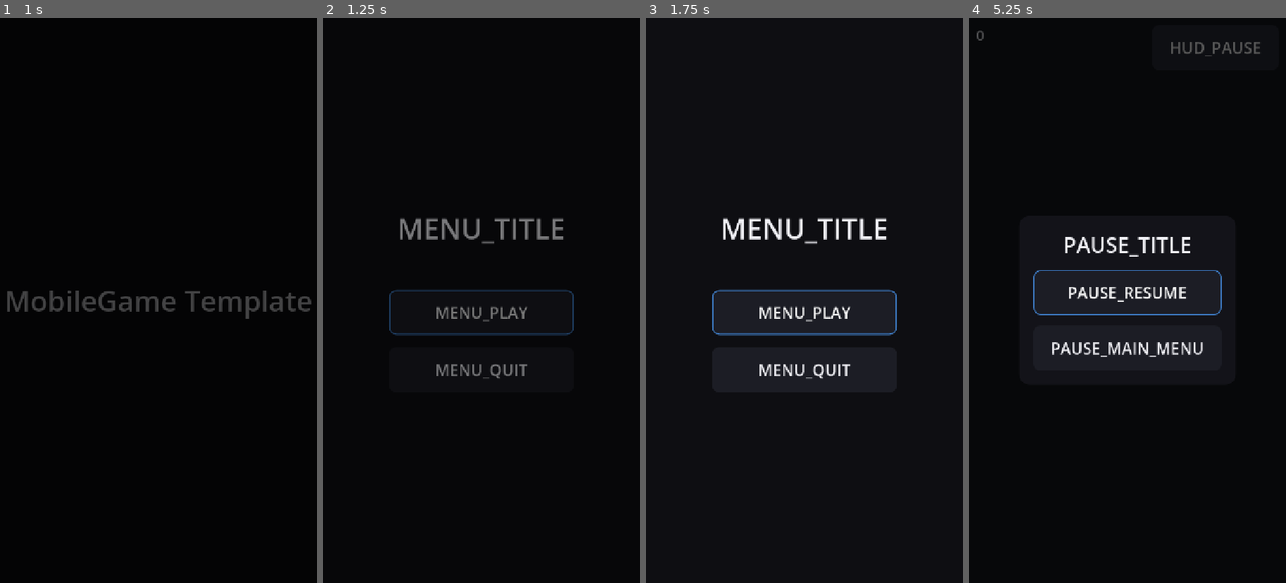
Above: before the commit, frames 1-4 (left to right).
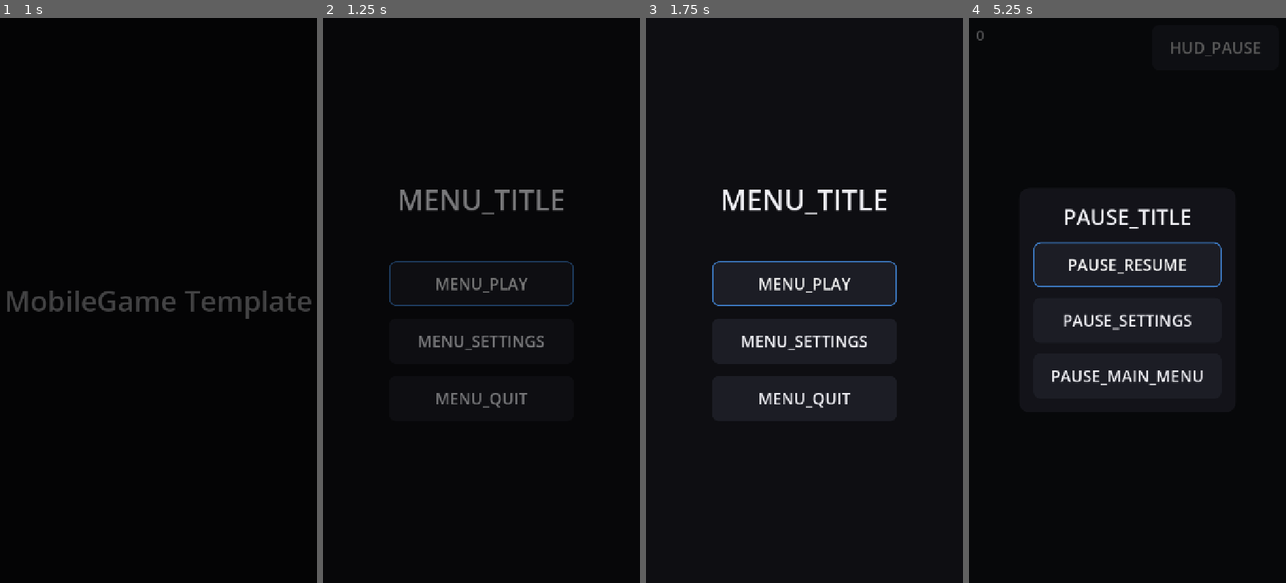
Above: after the commit, the same moments.

Repository: JongSeok-327/js-godot-mobile-template
Game: Godot game, scene res://scenes/boot/boot.tscn
The game is run twice, just before and just after one commit, with the same random seed, the same clock (stepped at 60 frames per second) and the same inputs.
Inputs (mouse positions are in pixels of both pictures, inside the frame that each line leads up to):
- Up to frame 1 (1 s): tap Enter at 0.5 s
- Up to frame 2 (1.25 s): no input
- Up to frame 3 (1.75 s): click (804, 340) at 1.25 s, where only the run after the commit has a clickable "MENU_SETTINGS"
- Up to frame 4 (5.25 s): click "MENU_PLAY" at 2.75 s; tap Space at 4.25 s; click "HUD_PAUSE" at 5 s

Frame 1 is identical in both runs. In frame 2, 4.0% of the frame differs, in the area x 20-80%, y 30-69%; in frame 3, 4.5%; in frame 4, 5.5%, in the area x 20-80%, y 33-68%.

Commit message:
feat(scenes): 설정 오버레이 (메뉴/일시정지 공용)
볼륨 3종 슬라이더 + 언어 전환(en/ko/ja) + 닫기. 값을 직접 들고 있지 않고
읽기·쓰기 모두 Settings를 거친다. layer 60으로 일시정지 메뉴(50) 위에 뜬다.

뒤로가기 충돌 처리: 설정이 열려 있으면 아래 씬(main_menu/game)은 뒤로가기를
무시하고 설정만 자기 자신을 닫는다. 안 그러면 한 번의 뒤로가기로 설정이 닫히면서
일시정지까지 풀린다.

Co-Authored-By: Claude Opus 5 <noreply@anthropic.com>

Diff:
--- a/scenes/game/game.gd
+++ b/scenes/game/game.gd
@@ -5,10 +5,12 @@
 ## HUD, 일시정지, 안드로이드 생명주기뿐이다.
 
 const PauseMenuScene := preload("res://scenes/overlays/pause_menu.tscn")
+const SettingsMenuScene := preload("res://scenes/overlays/settings_menu.tscn")
 
 @onready var _pause_button: Button = %PauseButton
 
 var _pause_menu: CanvasLayer
+var _settings_menu: CanvasLayer
 
 
 func _ready() -> void:
@@ -17,6 +19,7 @@
 	_pause_menu = PauseMenuScene.instantiate()
 	_pause_menu.visible = false
 	_pause_menu.resume_requested.connect(set_paused.bind(false))
+	_pause_menu.settings_requested.connect(_on_settings_requested)
 	_pause_menu.main_menu_requested.connect(_on_main_menu_requested)
 	add_child(_pause_menu)
 
@@ -25,7 +28,9 @@
 	match what:
 		NOTIFICATION_WM_GO_BACK_REQUEST:
 			# 안드로이드 뒤로가기 — 게임 중에는 일시정지 토글.
-			toggle_pause()
+			# 설정이 떠 있으면 설정이 자기 자신을 닫는다.
+			if _settings_menu == null:
+				toggle_pause()
 		NOTIFICATION_APPLICATION_PAUSED:
 			# 백그라운드로 넘어가면 안드로이드는 언제든 프로세스를 죽일 수 있다.
 			# 멈추고 저장부터 한다.
@@ -49,6 +54,18 @@
 	EventBus.game_paused.emit(paused)
 
 
+func _on_settings_requested() -> void:
+	_settings_menu = SettingsMenuScene.instantiate()
+	_settings_menu.closed.connect(_on_settings_closed)
+	add_child(_settings_menu)
+
+
+func _on_settings_closed() -> void:
+	_settings_menu.queue_free()
+	_settings_menu = null
+	_pause_menu.focus_default()
+
+
 func _on_main_menu_requested() -> void:
 	# paused 해제는 SceneManager가 전환 직전에 강제로 처리한다.
 	SceneManager.change_scene("main_menu")
--- a/scenes/main_menu/main_menu.gd
+++ b/scenes/main_menu/main_menu.gd
@@ -4,19 +4,26 @@
 ## 버튼 라벨은 번역 키다 — Godot이 Control의 text를 자동 번역한다.
 ## locale/translations.csv가 붙기 전까지는 키가 그대로 보인다.
 
+const SettingsMenuScene := preload("res://scenes/overlays/settings_menu.tscn")
+
 @onready var _play_button: Button = %PlayButton
+@onready var _settings_button: Button = %SettingsButton
 @onready var _quit_button: Button = %QuitButton
+
+var _settings_menu: CanvasLayer
 
 
 func _ready() -> void:
 	_play_button.pressed.connect(_on_play_pressed)
+	_settings_button.pressed.connect(_on_settings_pressed)
 	_quit_button.pressed.connect(_on_quit_pressed)
 	_play_button.grab_focus()
 
 
 func _notification(what: int) -> void:
 	# 안드로이드 뒤로가기 — 메뉴에서는 종료. (quit_on_go_back=false라 직접 처리한다.)
-	if what == NOTIFICATION_WM_GO_BACK_REQUEST:
+	# 설정이 떠 있으면 설정이 자기 자신을 닫는다.
+	if what == NOTIFICATION_WM_GO_BACK_REQUEST and _settings_menu == null:
 		get_tree().quit()
 
 
@@ -24,5 +31,17 @@
 	SceneManager.change_scene("game")
 
 
+func _on_settings_pressed() -> void:
+	_settings_menu = SettingsMenuScene.instantiate()
+	_settings_menu.closed.connect(_on_settings_closed)
+	add_child(_settings_menu)
+
+
+func _on_settings_closed() -> void:
+	_settings_menu.queue_free()
+	_settings_menu = null
+	_settings_button.grab_focus()
+
+
 func _on_quit_pressed() -> void:
 	get_tree().quit()
--- a/scenes/main_menu/main_menu.tscn
+++ b/scenes/main_menu/main_menu.tscn
@@ -49,6 +49,12 @@
 layout_mode = 2
 text = "MENU_PLAY"
 
+[node name="SettingsButton" type="Button" parent="Center/Menu"]
+unique_name_in_owner = true
+custom_minimum_size = Vector2(420, 0)
+layout_mode = 2
+text = "MENU_SETTINGS"
+
 [node name="QuitButton" type="Button" parent="Center/Menu"]
 unique_name_in_owner = true
 custom_minimum_size = Vector2(420, 0)
--- a/scenes/overlays/pause_menu.gd
+++ b/scenes/overlays/pause_menu.gd
@@ -12,6 +12,7 @@
 func _ready() -> void:
 	process_mode = Node.PROCESS_MODE_ALWAYS
 	%ResumeButton.pressed.connect(resume_requested.emit)
+	%SettingsButton.pressed.connect(settings_requested.emit)
 	%MainMenuButton.pressed.connect(main_menu_requested.emit)
 
 
--- a/scenes/overlays/pause_menu.tscn
+++ b/scenes/overlays/pause_menu.tscn
@@ -40,6 +40,12 @@
 layout_mode = 2
 text = "PAUSE_RESUME"
 
+[node name="SettingsButton" type="Button" parent="Center/Panel/Menu"]
+unique_name_in_owner = true
+custom_minimum_size = Vector2(400, 0)
+layout_mode = 2
+text = "PAUSE_SETTINGS"
+
 [node name="MainMenuButton" type="Button" parent="Center/Panel/Menu"]
 unique_name_in_owner = true
 custom_minimum_size = Vector2(400, 0)
--- /dev/null
+++ b/scenes/overlays/settings_menu.gd
@@ -0,0 +1,62 @@
+extends CanvasLayer
+## 설정 오버레이. 메인 메뉴와 일시정지 메뉴 양쪽에서 그대로 재사용한다.
+##
+## 값을 직접 들고 있지 않는다 — 읽기도 쓰기도 Settings를 통한다.
+## 일시정지 메뉴(layer 50) 위에 떠야 하므로 layer 60.
+
+signal closed
+
+## 슬라이더 노드 이름 → Settings 볼륨 키
+const SLIDERS := {
+	"MasterSlider": "master",
+	"MusicSlider": "music",
+	"SfxSlider": "sfx",
+}
+
+## 언어 버튼 노드 이름 → locale
+const LANGUAGE_BUTTONS := {
+	"LangEn": "en",
+	"LangKo": "ko",
+	"LangJa": "ja",
+}
+
+
+func _ready() -> void:
+	process_mode = Node.PROCESS_MODE_ALWAYS
+
+	for node_name in SLIDERS:
+		var key: String = SLIDERS[node_name]
+		var slider := get_node("%%%s" % node_name) as HSlider
+		slider.value = Settings.get_volume(key)
+		slider.value_changed.connect(
+			func(value: float) -> void: Settings.set_volume(key, value)
+		)
+
+	for node_name in LANGUAGE_BUTTONS:
+		var locale: String = LANGUAGE_BUTTONS[node_name]
+		var button := get_node("%%%s" % node_name) as Button
+		button.pressed.connect(func() -> void: Settings.set_locale(locale))
+
+	%CloseButton.pressed.connect(closed.emit)
+	EventBus.language_changed.connect(_on_language_changed)
+	_update_language_buttons()
+	%CloseButton.grab_focus()
+
+
+func _notification(what: int) -> void:
+	# 설정이 열려 있으면 뒤로가기는 설정만 닫는다.
+	# (아래 씬들은 _settings_menu가 살아있는 동안 뒤로가기를 무시한다.)
+	if what == NOTIFICATION_WM_GO_BACK_REQUEST:
+		closed.emit()
+
+
+func _on_language_changed(_locale: String) -> void:
+	_update_language_buttons()
+
+
+## 현재 언어 버튼은 비활성으로 표시한다.
+func _update_language_buttons() -> void:
+	var current := Settings.get_locale()
+	for node_name in LANGUAGE_BUTTONS:
+		var button := get_node("%%%s" % node_name) as Button
+		button.disabled = LANGUAGE_BUTTONS[node_name] == current
--- /dev/null
+++ b/scenes/overlays/settings_menu.tscn
@@ -0,0 +1,120 @@
+[gd_scene load_steps=2 format=3]
+
+[ext_resource type="Script" path="res://scenes/overlays/settings_menu.gd" id="1_settings_menu"]
+
+[node name="SettingsMenu" type="CanvasLayer"]
+layer = 60
+script = ExtResource("1_settings_menu")
+
+[node name="Dim" type="ColorRect" parent="."]
+anchors_preset = 15
+anchor_right = 1.0
+anchor_bottom = 1.0
+grow_horizontal = 2
+grow_vertical = 2
+color = Color(0, 0, 0, 0.75)
+
+[node name="Center" type="CenterContainer" parent="."]
+anchors_preset = 15
+anchor_right = 1.0
+anchor_bottom = 1.0
+grow_horizontal = 2
+grow_vertical = 2
+
+[node name="Panel" type="PanelContainer" parent="Center"]
+layout_mode = 2
+
+[node name="Body" type="VBoxContainer" parent="Center/Panel"]
+layout_mode = 2
+theme_override_constants/separation = 20
+
+[node name="Title" type="Label" parent="Center/Panel/Body"]
+layout_mode = 2
+theme_override_font_sizes/font_size = 48
+text = "SETTINGS_TITLE"
+horizontal_alignment = 1
+
+[node name="MasterRow" type="HBoxContainer" parent="Center/Panel/Body"]
+layout_mode = 2
+theme_override_constants/separation = 20
+
+[node name="Label" type="Label" parent="Center/Panel/Body/MasterRow"]
+custom_minimum_size = Vector2(200, 0)
+layout_mode = 2
+text = "SETTINGS_MASTER"
+
+[node name="MasterSlider" type="HSlider" parent="Center/Panel/Body/MasterRow"]
+unique_name_in_owner = true
+custom_minimum_size = Vector2(280, 0)
+layout_mode = 2
+size_flags_horizontal = 3
+size_flags_vertical = 4
+max_value = 1.0
+step = 0.01
+
+[node name="MusicRow" type="HBoxContainer" parent="Center/Panel/Body"]
+layout_mode = 2
+theme_override_constants/separation = 20
+
+[node name="Label" type="Label" parent="Center/Panel/Body/MusicRow"]
+custom_minimum_size = Vector2(200, 0)
+layout_mode = 2
+text = "SETTINGS_MUSIC"
+
+[node name="MusicSlider" type="HSlider" parent="Center/Panel/Body/MusicRow"]
+unique_name_in_owner = true
+custom_minimum_size = Vector2(280, 0)
+layout_mode = 2
+size_flags_horizontal = 3
+size_flags_vertical = 4
+max_value = 1.0
+step = 0.01
+
+[node name="SfxRow" type="HBoxContainer" parent="Center/Panel/Body"]
+layout_mode = 2
+theme_override_constants/separation = 20
+
+[node name="Label" type="Label" parent="Center/Panel/Body/SfxRow"]
+custom_minimum_size = Vector2(200, 0)
+layout_mode = 2
+text = "SETTINGS_SFX"
+
+[node name="SfxSlider" type="HSlider" parent="Center/Panel/Body/SfxRow"]
+unique_name_in_owner = true
+custom_minimum_size = Vector2(280, 0)
+layout_mode = 2
+size_flags_horizontal = 3
+size_flags_vertical = 4
+max_value = 1.0
+step = 0.01
+
+[node name="LanguageLabel" type="Label" parent="Center/Panel/Body"]
+layout_mode = 2
+text = "SETTINGS_LANGUAGE"
+
+[node name="Languages" type="HBoxContainer" parent="Center/Panel/Body"]
+layout_mode = 2
+theme_override_constants/separation = 16
+
+[node name="LangEn" type="Button" parent="Center/Panel/Body/Languages"]
+unique_name_in_owner = true
+layout_mode = 2
+size_flags_horizontal = 3
+text = "English"
+
+[node name="LangKo" type="Button" parent="Center/Panel/Body/Languages"]
+unique_name_in_owner = true
+layout_mode = 2
+size_flags_horizontal = 3
+text = "한국어"
+
+[node name="LangJa" type="Button" parent="Center/Panel/Body/Languages"]
+unique_name_in_owner = true
+layout_mode = 2
+size_flags_horizontal = 3
+text = "日本語"
+
+[node name="CloseButton" type="Button" parent="Center/Panel/Body"]
+unique_name_in_owner = true
+layout_mode = 2
+text = "SETTINGS_CLOSE"
